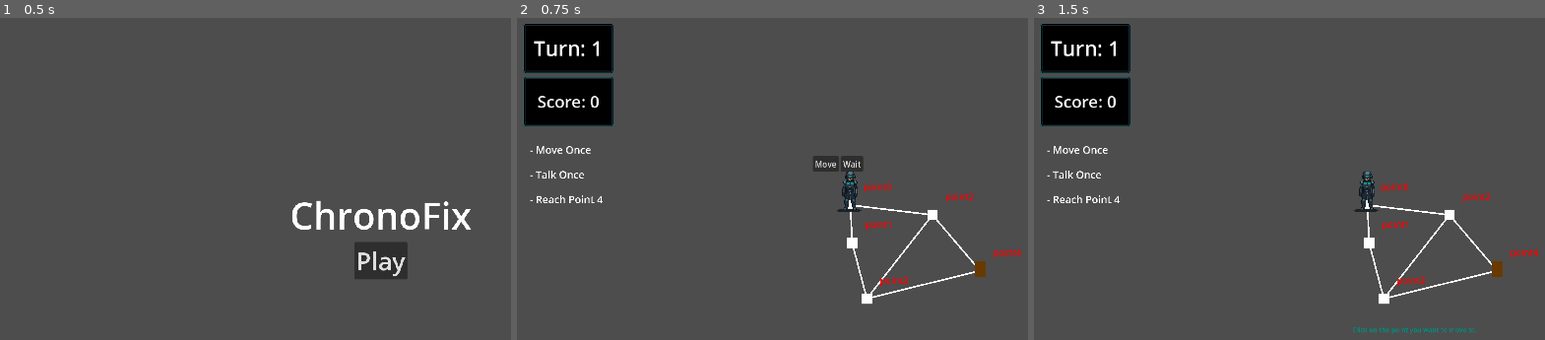
Above: before the commit, frames 1-3 (left to right).
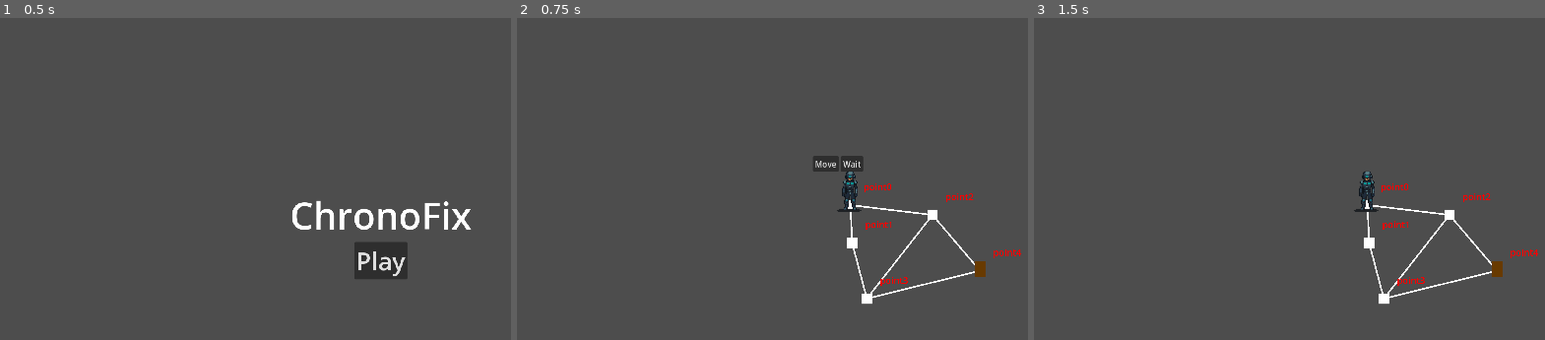
Above: after the commit, the same moments.

Repository: GreyedOutName/ChronoPunk-ForDevConManila
Game: Godot game, scene res://Scenes/main_menu.tscn
Same seed, same stepped clock (60 frames per second), same inputs: the game is played once before the commit and once after it.
Inputs:
- Up to frame 1 (0.5 s): no input
- Up to frame 2 (0.75 s): click "Play" at 0.5 s
- Up to frame 3 (1.5 s): click "Move" at 1.25 s

Frame 1 is identical in both runs. In frame 2, 5.7% of the frame differs, in the area x 1-19%, y 1-58%; in frame 3, 5.8%, in the area x 1-87%, y 1-99%.

Commit message:
start of enemy mechanics

Diff:
--- a/Scenes/Level1.tscn
+++ b/Scenes/Level1.tscn
@@ -42,3 +42,4 @@
 position = Vector2(50, 22)
 
 [node name="CanvasLayer" parent="." instance=ExtResource("7_6jj8j")]
+visible = false
--- a/Scripts/main_menu.gd
+++ b/Scripts/main_menu.gd
@@ -3,3 +3,5 @@
 
 func _on_play_button_button_down():
 	get_tree().change_scene_to_file("res://Scenes/Level1.tscn")
+
+# Implement options, credits, etc.
--- a/Scripts/path_controller.gd
+++ b/Scripts/path_controller.gd
@@ -30,6 +30,7 @@
 
 	# Connect points (example setup)
 	# Set this for each level
+	# TODO (Keoj): Need to compact this to avoid D.R.Y
 	AStar.connect_points(0, 1)
 	drawLine(0,1)
 	AStar.connect_points(0, 2)
@@ -45,4 +46,3 @@
 
 func _ready():
 	addPointsToAstar();
-	drawLine(0,4);
--- a/objects/enemy.tscn
+++ b/objects/enemy.tscn
@@ -1,11 +1,14 @@
-[gd_scene load_steps=4 format=3 uid="uid://mwss4orfwysh"]
+[gd_scene load_steps=6 format=3 uid="uid://mwss4orfwysh"]
 
 [ext_resource type="Script" uid="uid://co87obe2aipqd" path="res://Scripts/enemy.gd" id="1_882u1"]
+[ext_resource type="Script" uid="uid://bkt1w6alu04uy" path="res://objects/vision_cone.gd" id="2_7jlpp"]
 
 [sub_resource type="RectangleShape2D" id="RectangleShape2D_6l7je"]
 size = Vector2(11, 17)
 
 [sub_resource type="CanvasTexture" id="CanvasTexture_jv6wh"]
+
+[sub_resource type="CanvasItemMaterial" id="CanvasItemMaterial_882u1"]
 
 [node name="Enemy" type="CharacterBody2D" groups=["npc"]]
 visibility_layer = 512
@@ -26,3 +29,11 @@
 
 [node name="CollisionShape2D" type="CollisionShape2D" parent="Area2D"]
 shape = SubResource("RectangleShape2D_6l7je")
+
+[node name="VisionCone" type="Area2D" parent="."]
+material = SubResource("CanvasItemMaterial_882u1")
+script = ExtResource("2_7jlpp")
+
+[node name="CollisionPolygon2D" type="CollisionPolygon2D" parent="VisionCone"]
+position = Vector2(-10, 0)
+polygon = PackedVector2Array(-53, -14, -53, 0, -53, 12, 7, 0)
--- /dev/null
+++ b/objects/vision_cone.gd
@@ -0,0 +1 @@
+extends Area2D
Not shown, added: objects/vision_cone.gd.uid
